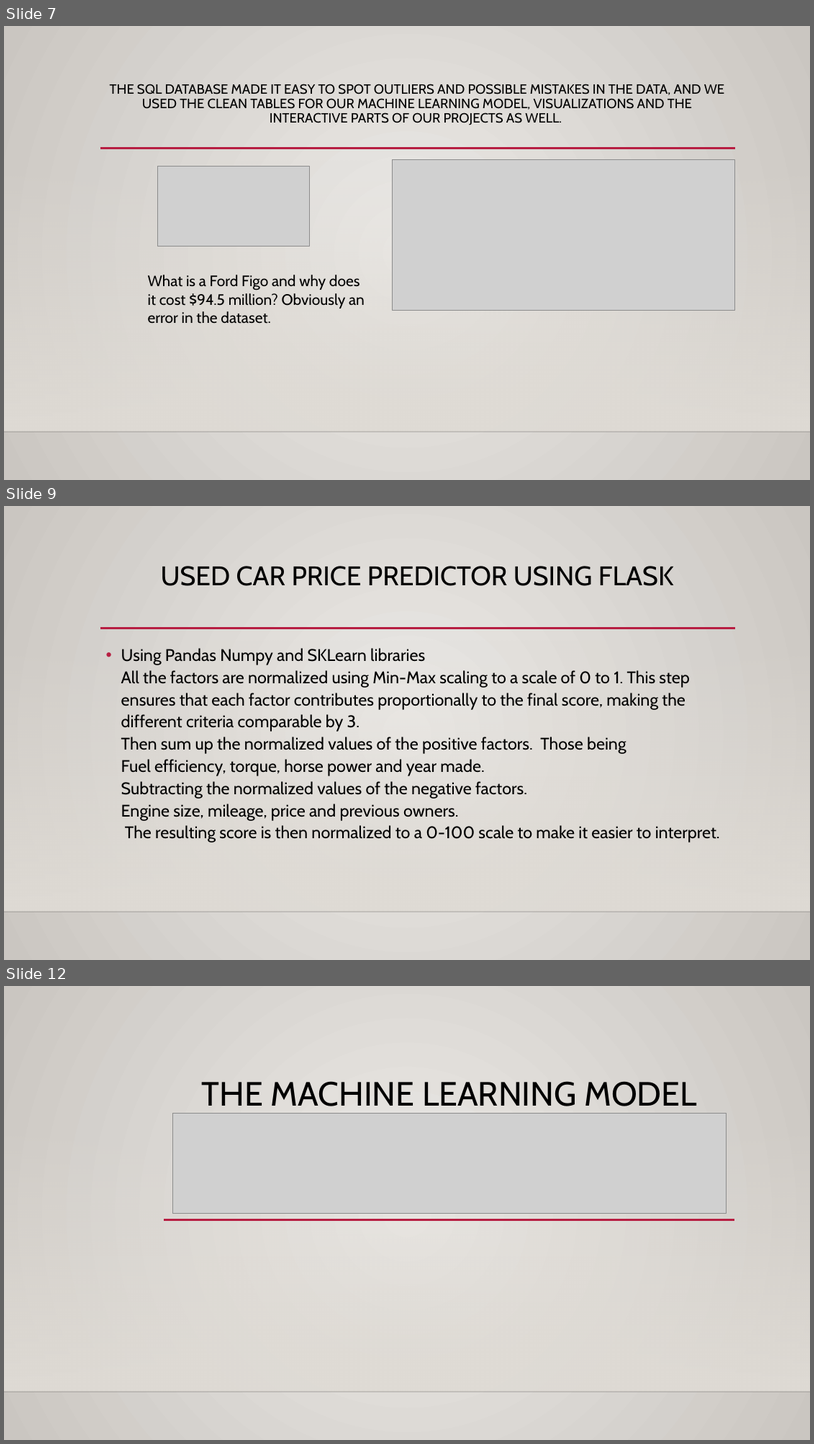
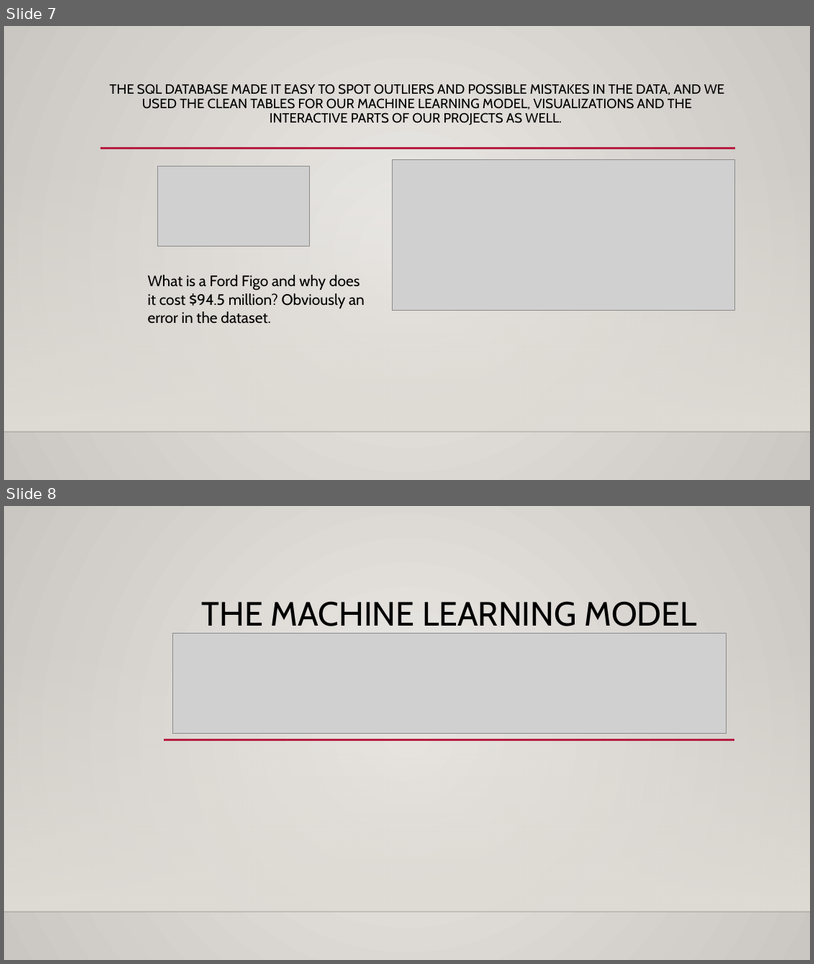
Before and after one commit to colinroberts-data-analytics-portfolio/project4, a slide deck: Project 4 – Car pricing predictor master.pptx. Shown one above the other, each under a label of ours: slides 7, 9 and 12 before the commit, slides 7 and 8 after it; the slides between them are not shown. The pictures are 814x1444 and 814x964 pixels, drawn with LibreOffice and Linux fonts; fonts in the diff are those of the drawing; grey boxes stand for pictures; background and template pictures are left out. Boxes give left, top, right and bottom in pixels: in the first picture for what was removed or moved away, otherwise in the second. Text is boxed around its words. In the diff, an @@ line names an element or a change of style, - is before the commit and + after.

```diff
--- a/Project 4 – Car pricing predictor master.pptx
+++ b/Project 4 – Car pricing predictor master.pptx
@@ slide 9 removed at (4, 506, 810, 960), background gradient #ECEAE7 to #CAC7C1; not listed: 3 template elements that a slide beside it also shows @@
@@ title removed at (161, 566, 674, 586) @@
-USED CAR PRICE PREDICTOR USING FLASK
@@ text removed at (121, 648, 720, 842) @@
-• Using Pandas Numpy and SKLearn libraries
-  All the factors are normalized using Min-Max scaling to a scale of 0 to 1. This step ensures that each factor contributes proportionally to the final score, making the different criteria comparable by 3.
-  Then sum up the normalized values of the positive factors. Those being
-  Fuel efficiency, torque, horse power and year made.
-  Subtracting the normalized values of the negative factors.
-  Engine size, mileage, price and previous owners.
-  The resulting score is then normalized to a 0-100 scale to make it easier to interpret.
@@ what was slide 12 is now slide 8 @@
```
Also in this commit, not shown: 3 other slides removed.
